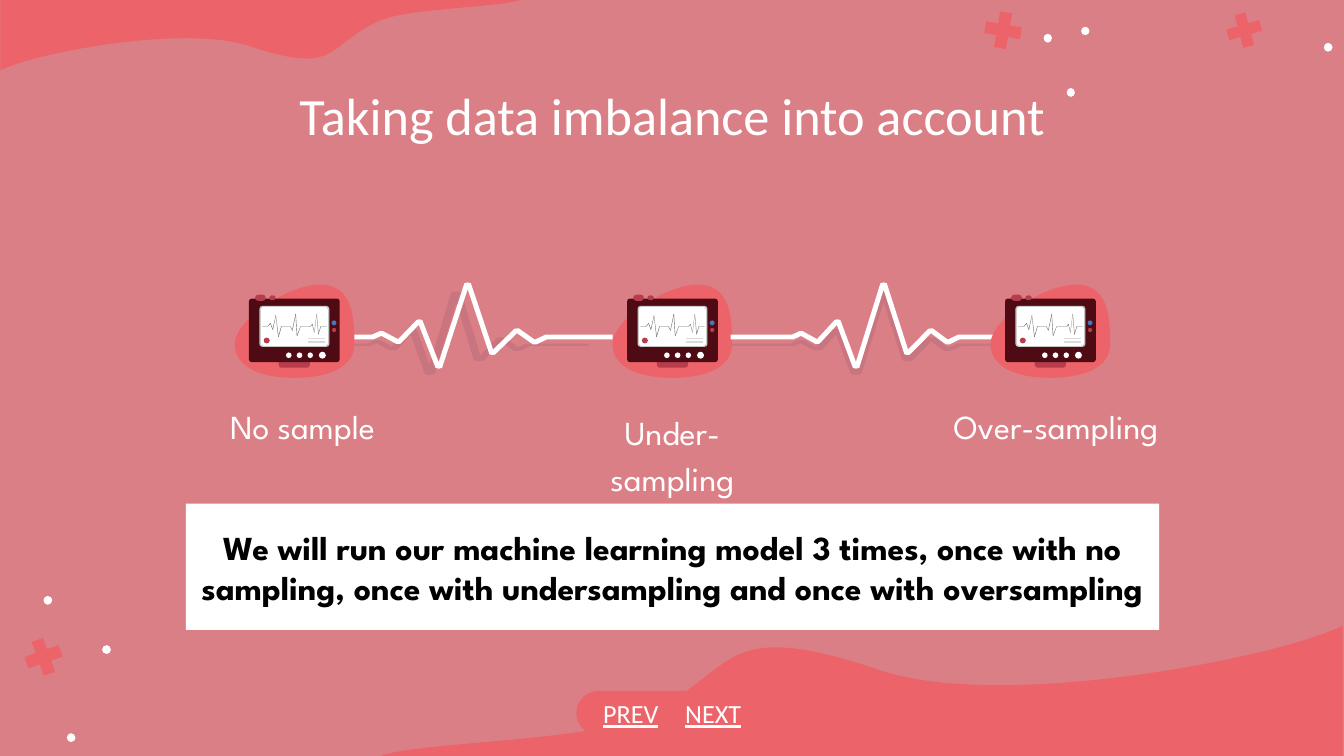
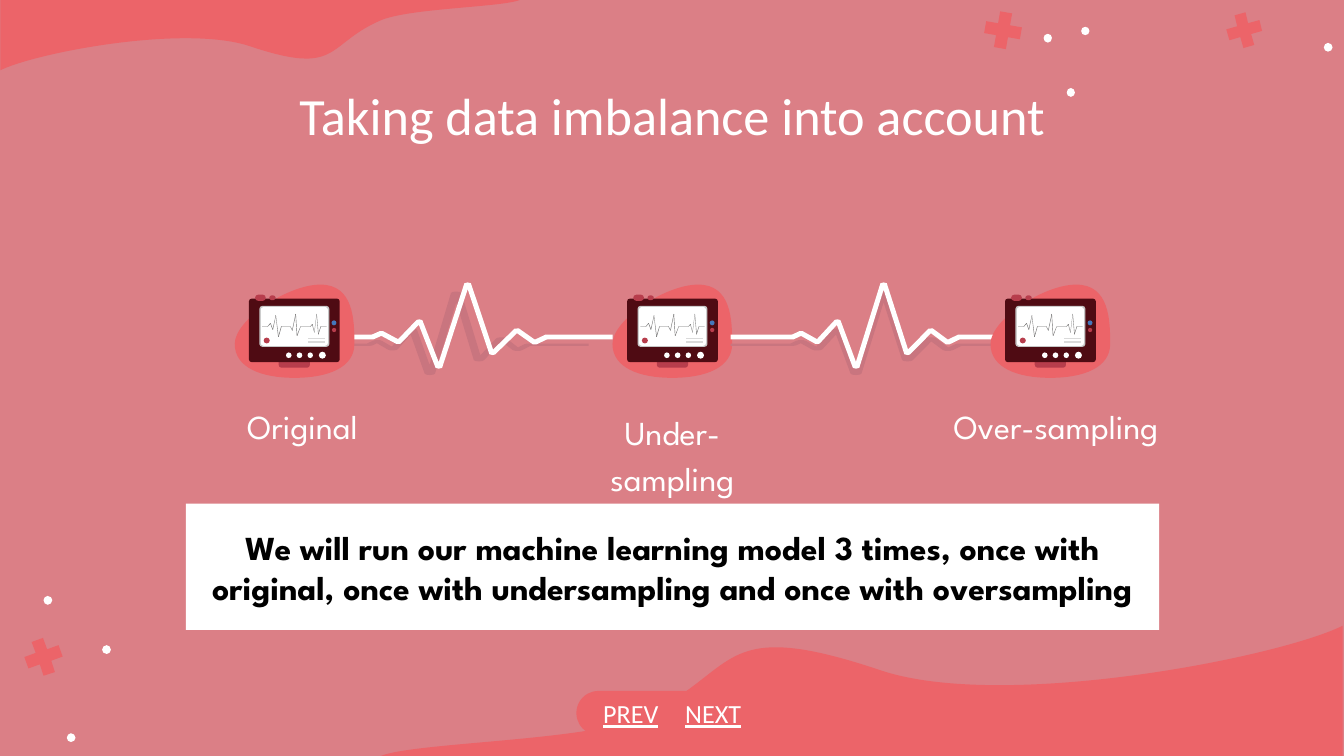
Before and after one commit to YvesSamsonLi/1015-Mini-Project, a slide deck: slide 24 of Heart disease prediction.pptx (slide 23 before the commit). Drawn at 1344x756 pixels with LibreOffice and Linux fonts; fonts in the diff are those of the drawing. Boxes give left, top, right and bottom in pixels: in the first picture for what was removed or moved away, otherwise in the second. Text is boxed around its words. In the diff, an @@ line names an element or a change of style, - is before the commit and + after.

```diff
--- a/Heart disease prediction.pptx
+++ b/Heart disease prediction.pptx
@@ subtitle at (247, 416, 358, 447): text changed @@
-No sample
+Original
@@ text in rectangle at (212, 537, 1132, 608): text changed @@
-We will run our machine learning model 3 times, once with no sampling, once with undersampling and once with oversampling
+We will run our machine learning model 3 times, once with original, once with undersampling and once with oversampling
```
Also in this commit, not shown: 20 other slides changed, 1 slide added, 1 slide removed.
